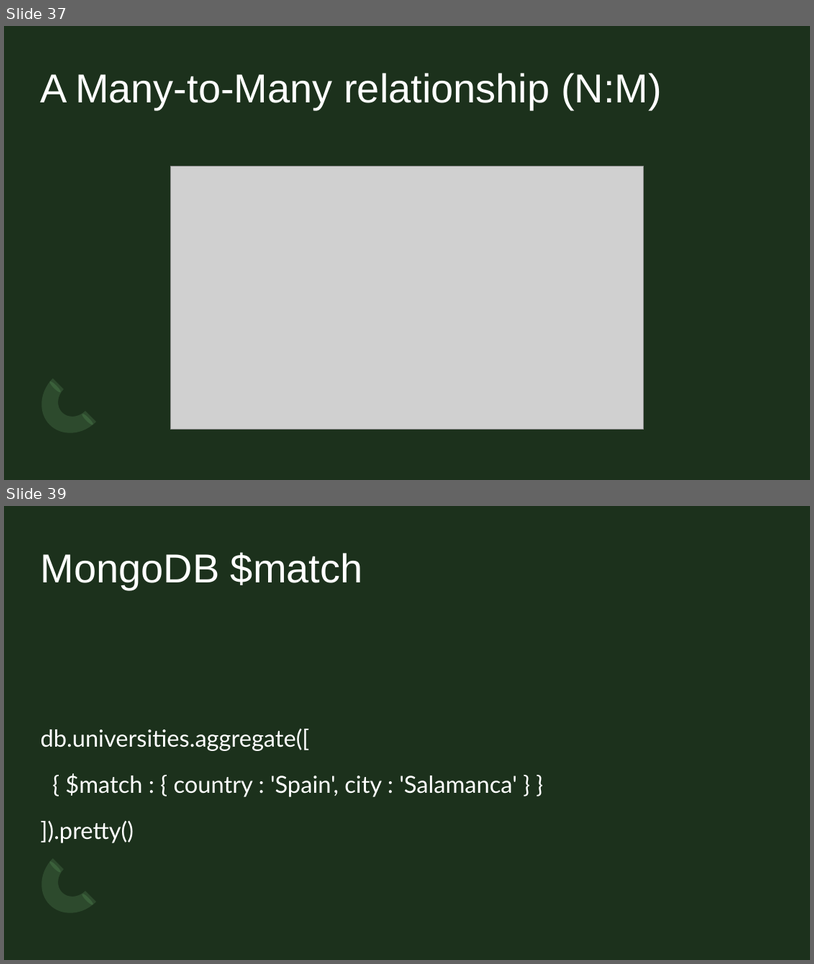
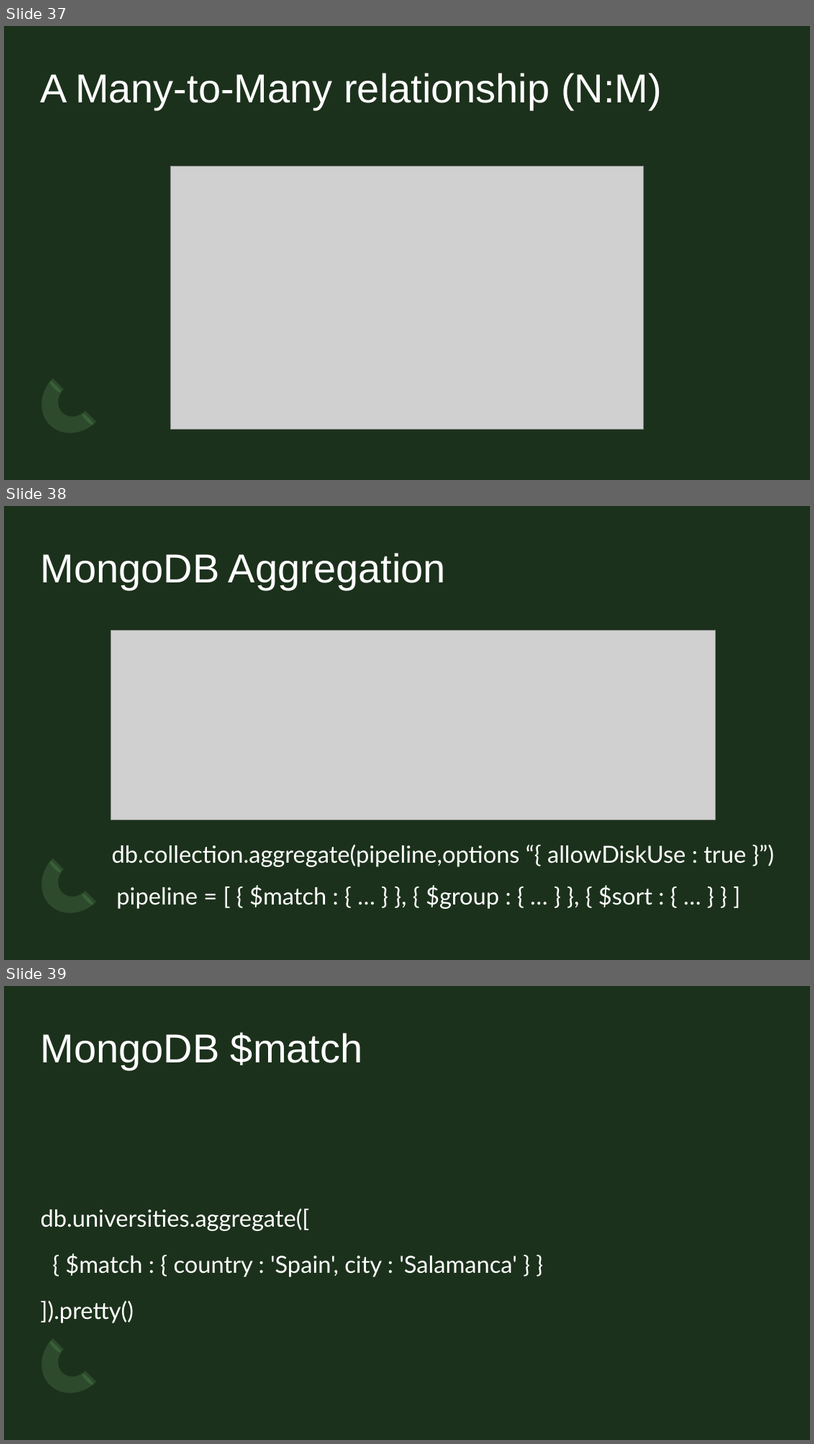
Before and after one commit to jorloicono/AF-BIGDATA-BI, a slide deck: PRESENTACIONES/Mongo DB.odp. Shown one above the other, each under a label of ours: slides 37 and 39 before the commit, slides 37, 38 and 39 after it; the slides between them are not shown. The pictures are 814x964 and 814x1444 pixels, drawn with LibreOffice and Linux fonts; fonts in the diff are those of the drawing; grey boxes stand for pictures. Boxes give left, top, right and bottom in pixels: in the first picture for what was removed or moved away, otherwise in the second. Text is boxed around its words. In the diff, an @@ line names an element or a change of style, - is before the commit and + after.

```diff
--- a/PRESENTACIONES/Mongo DB.odp
+++ b/PRESENTACIONES/Mongo DB.odp
@@ slide 38 added at (x1=4, y1=506, x2=810, y2=960), background #1C311C; not listed: 3 template elements that a slide beside it also shows @@
@@ title added at (x1=41, y1=553, x2=446, y2=590), 48 pt, text #FFFFFF @@
+MongoDB Aggregation
@@ picture added at (x1=111, y1=631, x2=715, y2=820) @@
@@ text added at (x1=112, y1=844, x2=746, y2=867), 28 pt, text #FFFFFF @@
+db.collection.aggregate(pipeline,options “{ allowDiskUse : true }”)
@@ free added at (x1=111, y1=878, x2=810, y2=913), 28 pt, text #FFFFFF @@
+pipeline = [ { $match : { … } }, { $group : { … } }, { $sort : { … } } ]
```
Also in this commit, not shown: 1 slide changed, 1 slide removed.
